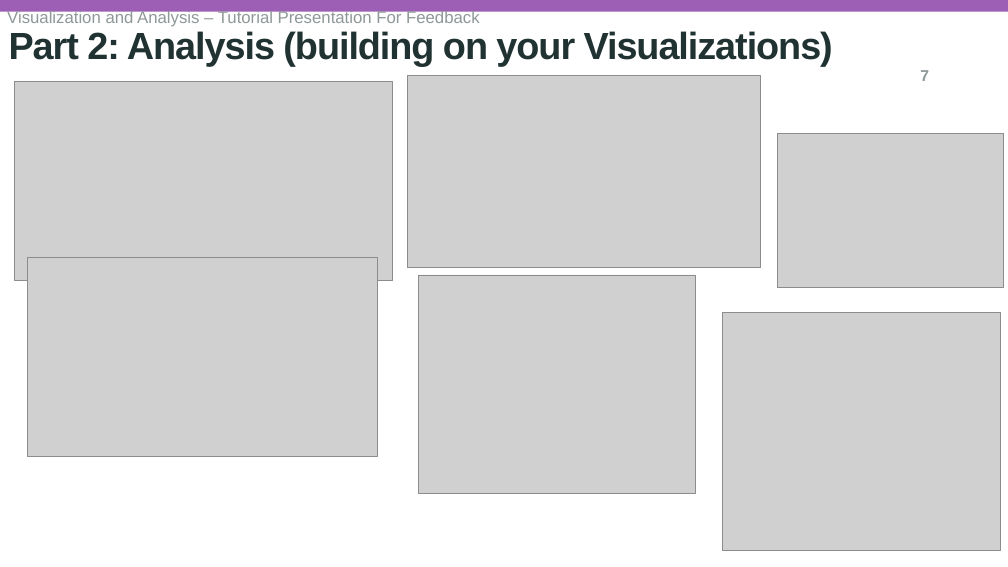
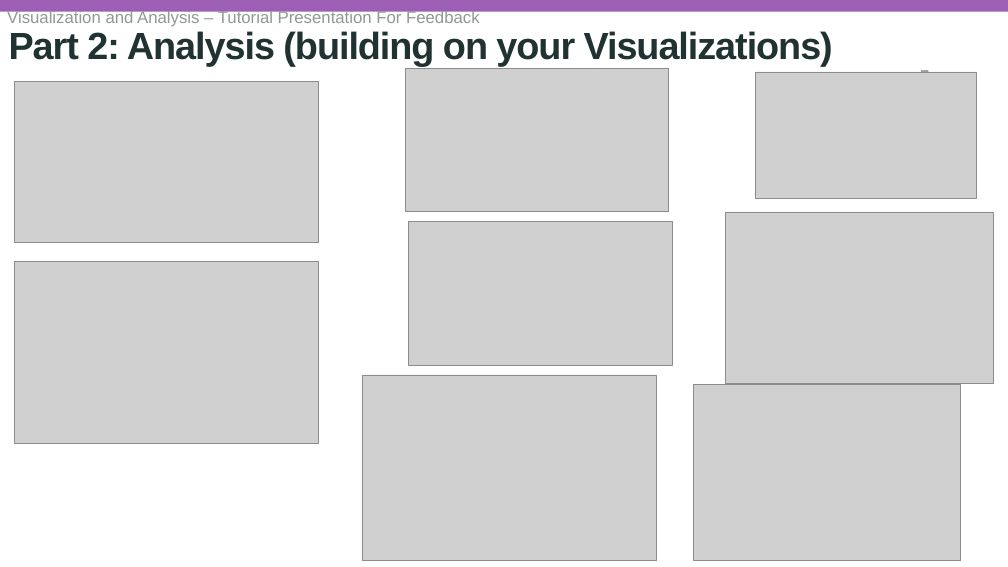
Before and after one commit to Dhanashreem9/group_a_103, a slide deck: slide 7 of vis_and_analysis_student_demo_template.pptx. Drawn at 1008x567 pixels with LibreOffice and Linux fonts; fonts in the diff are those of the drawing; grey boxes stand for pictures; background and template pictures are left out. Boxes give left, top, right and bottom in pixels: in the first picture for what was removed or moved away, otherwise in the second. Text is boxed around its words. In the diff, an @@ line names an element or a change of style, - is before the commit and + after.

```diff
--- a/vis_and_analysis_student_demo_template.pptx
+++ b/vis_and_analysis_student_demo_template.pptx
@@ picture: place and size @@
-picture at [15, 82, 392, 281]
+picture at [15, 82, 319, 242]
@@ picture: place and size @@
-picture at [408, 75, 761, 267]
+picture at [405, 68, 668, 212]
@@ picture: place and size @@
-picture at [777, 133, 1003, 287]
+picture at [755, 72, 977, 198]
@@ picture: place and size @@
-picture at [418, 275, 696, 494]
+picture at [408, 222, 671, 365]
@@ picture: place and size @@
-picture at [723, 312, 1000, 551]
+picture at [725, 212, 993, 383]
@@ picture: place and size @@
-picture at [27, 258, 377, 457]
+picture at [15, 262, 319, 444]
@@ picture added at [362, 375, 656, 560] @@
@@ picture added at [693, 384, 961, 560] @@
```
Also in this commit, not shown: 1 other file.
